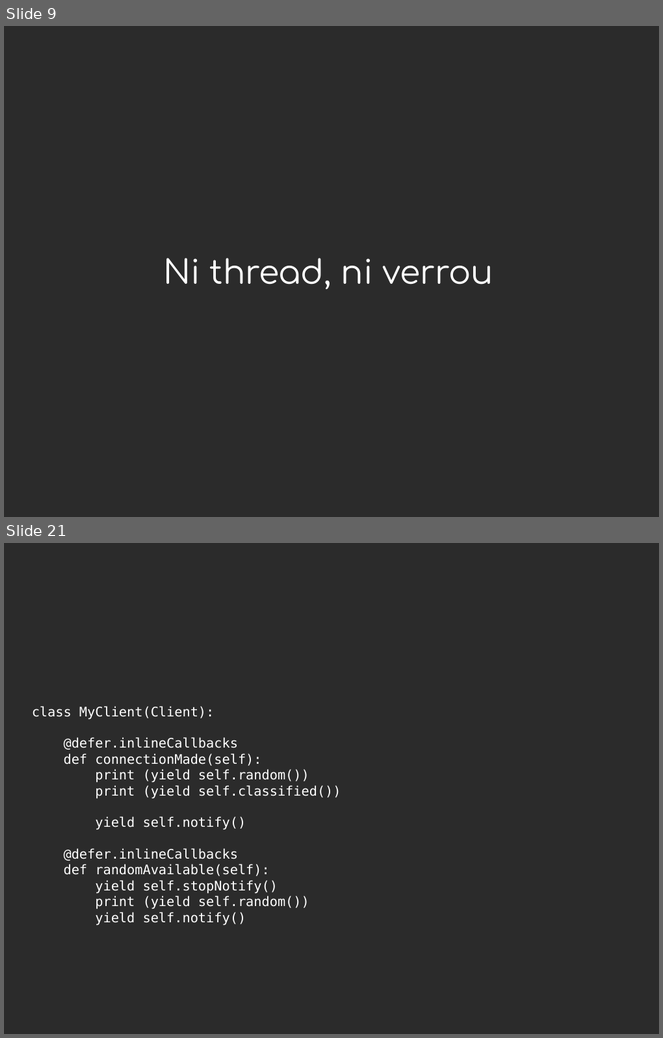
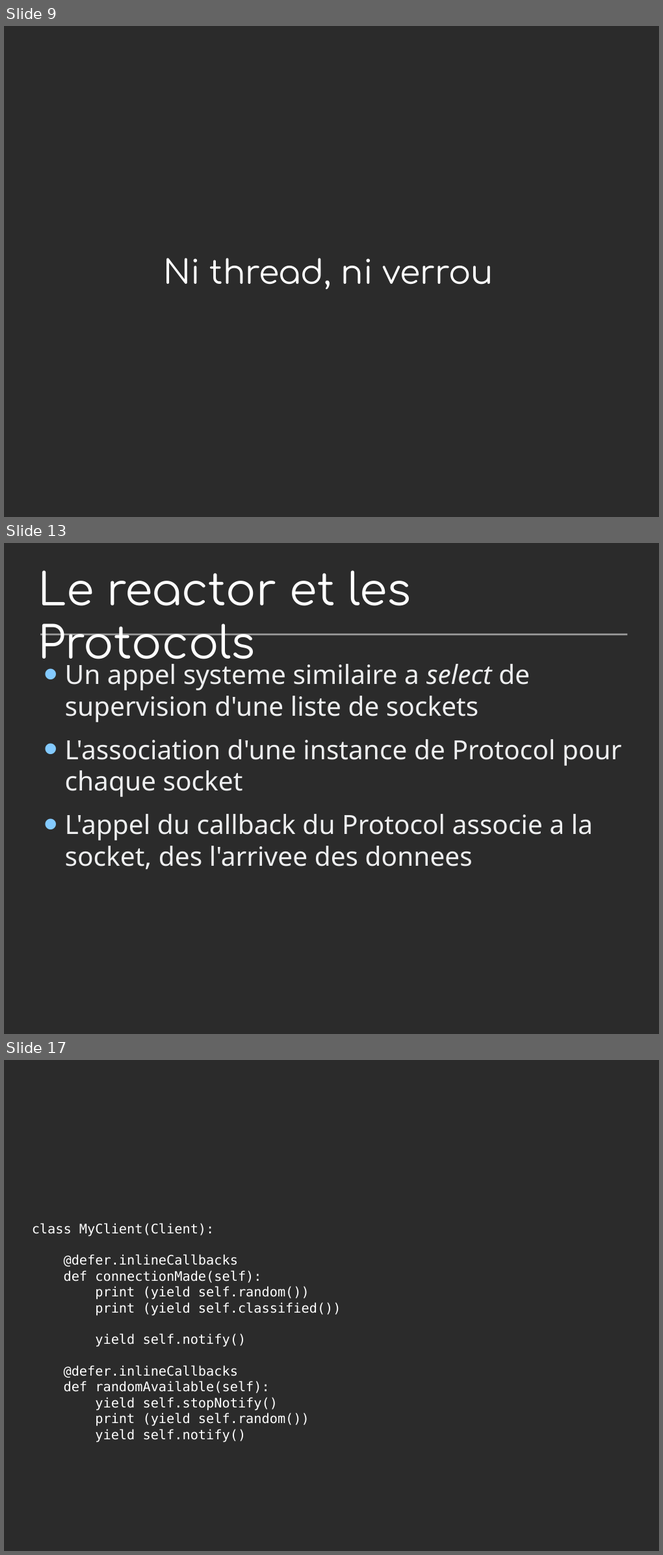
Before and after one commit to jdb/jdb.github.com, a slide deck: imap_idle/pycon-presentation/imap-idle-makingoff.odp. Shown one above the other, each under a label of ours: slides 9 and 21 before the commit, slides 9, 13 and 17 after it; the slides between them are not shown. The pictures are 663x1038 and 663x1555 pixels, drawn with LibreOffice and Linux fonts; fonts in the diff are those of the drawing; background and template pictures are left out; a plain dark background stands for a picture behind light text. Boxes give left, top, right and bottom in pixels: in the first picture for what was removed or moved away, otherwise in the second. Text is boxed around its words. In the diff, an @@ line names an element or a change of style, - is before the commit and + after.

```diff
--- a/imap_idle/pycon-presentation/imap-idle-makingoff.odp
+++ b/imap_idle/pycon-presentation/imap-idle-makingoff.odp
@@ slide 13 added at (4, 543, 659, 1034), background picture (left out) @@
@@ title added at (38, 570, 412, 670), 54 pt, text #FFFFFF @@
+Le reactor et les Protocols
@@ line added from (40, 635) to (628, 635), #999999 2.15 pt @@
@@ text added at (65, 664, 622, 870), 32 pt, text #EEEFF0 @@
+• Un appel systeme similaire a select de supervision d'une liste de sockets
+• L'association d'une instance de Protocol pour chaque socket
+• L'appel du callback du Protocol associe a la socket, des l'arrivee des donnees
@@ what was slide 21 is now slide 17 @@
```
Also in this commit, not shown: 10 slides changed, 12 other slides added, 12 slides removed, 4 other files.
